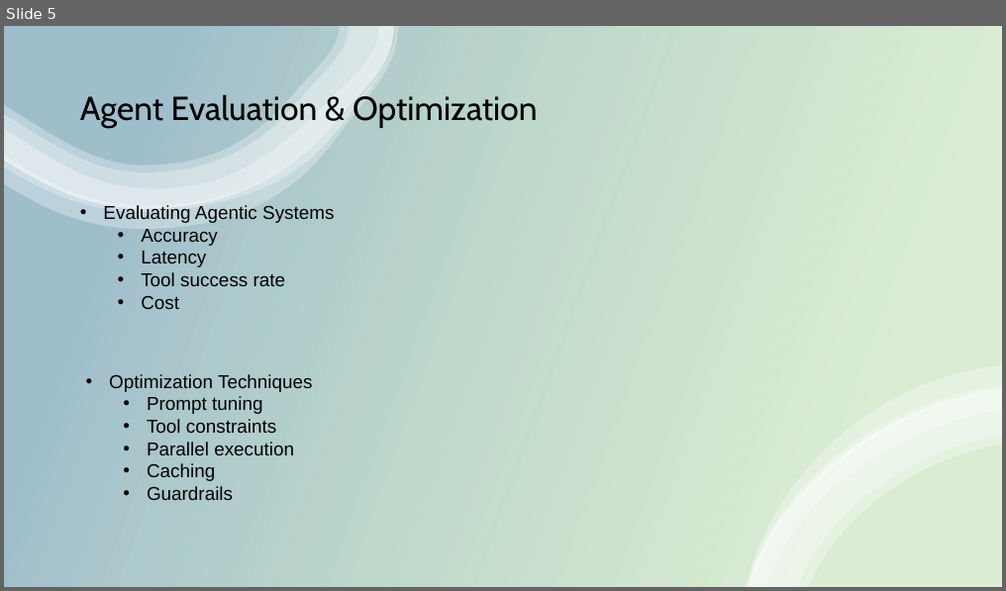
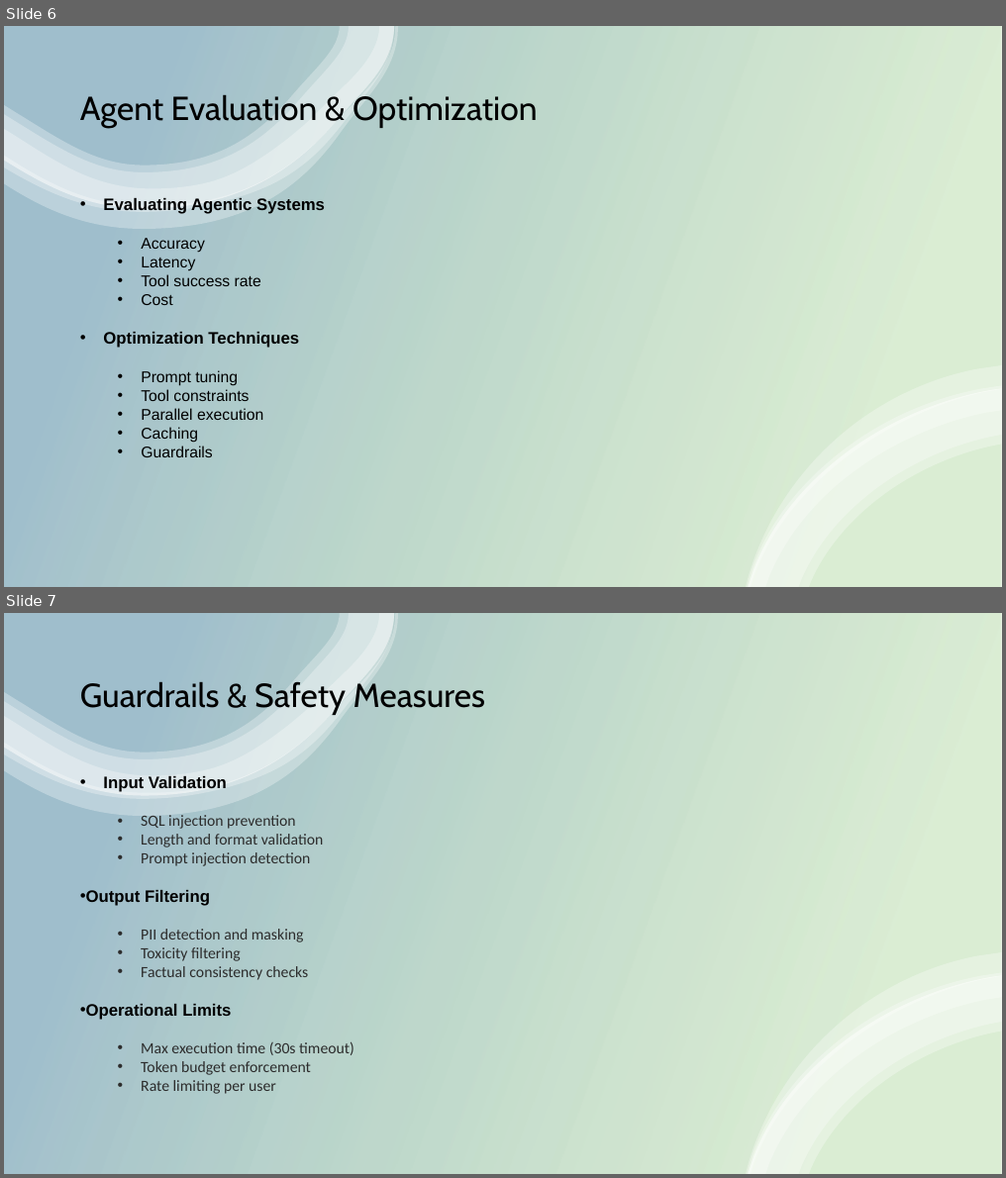
Before and after one commit to aklankdiwakar/BootcampLangGraph, a slide deck: PresentationBootCamp.pptx. Shown one above the other, each under a label of ours: slide 5 before the commit, slides 6 and 7 after it. The pictures are 1006x591 and 1006x1178 pixels, drawn with LibreOffice and Linux fonts; fonts in the diff are those of the drawing. Boxes give left, top, right and bottom in pixels: in the first picture for what was removed or moved away, otherwise in the second. Text is boxed around its words. In the diff, an @@ line names an element or a change of style, - is before the commit and + after.

```diff
--- a/PresentationBootCamp.pptx
+++ b/PresentationBootCamp.pptx
@@ slide 7 added at [4, 613, 1002, 1174], background #FFFFFF @@
@@ rectangle added at [4, 613, 1002, 1174], fill gradient #4EA72E to #156082 @@
@@ group added at [4, 613, 399, 816]: 4 freeform shapes @@
@@ title added at [80, 679, 485, 715], 32 pt, text #000000 @@
+Guardrails & Safety Measures
@@ text added at [86, 776, 354, 1094], 15 pt, text #2C2C2C @@
+• Input Validation
+  • SQL injection prevention
+  • Length and format validation
+  • Prompt injection detection
+• Output Filtering
+  • PII detection and masking
+  • Toxicity filtering
+  • Factual consistency checks
+  • Operational Limits
+  • Max execution time (30s timeout)
+  • Token budget enforcement
+  • Rate limiting per user
@@ group added at [746, 953, 1002, 1174]: 4 freeform shapes @@
@@ what was slide 5 is now slide 6 @@
@@ slide 6 changed as well @@
@@ text at [103, 196, 325, 305]: size 18 to 16 pt, bold on in "Evaluating Agentic Systems"; size 18 to 15 pt in "Accuracy", "Latency", "Tool success rate", "Cost" @@
@@ text at [103, 332, 299, 458]: paragraphs added @@
+• Optimization Techniques
+  • Prompt tuning
+  • Tool constraints
+  • Parallel execution
+  • Caching
+  • Guardrails
@@ text removed at [109, 374, 313, 500] @@
-• Optimization Techniques
-  • Prompt tuning
-  • Tool constraints
-  • Parallel execution
-  • Caching
-  • Guardrails
```
Also in this commit, not shown: 5 other slides changed, 3 other slides added.
